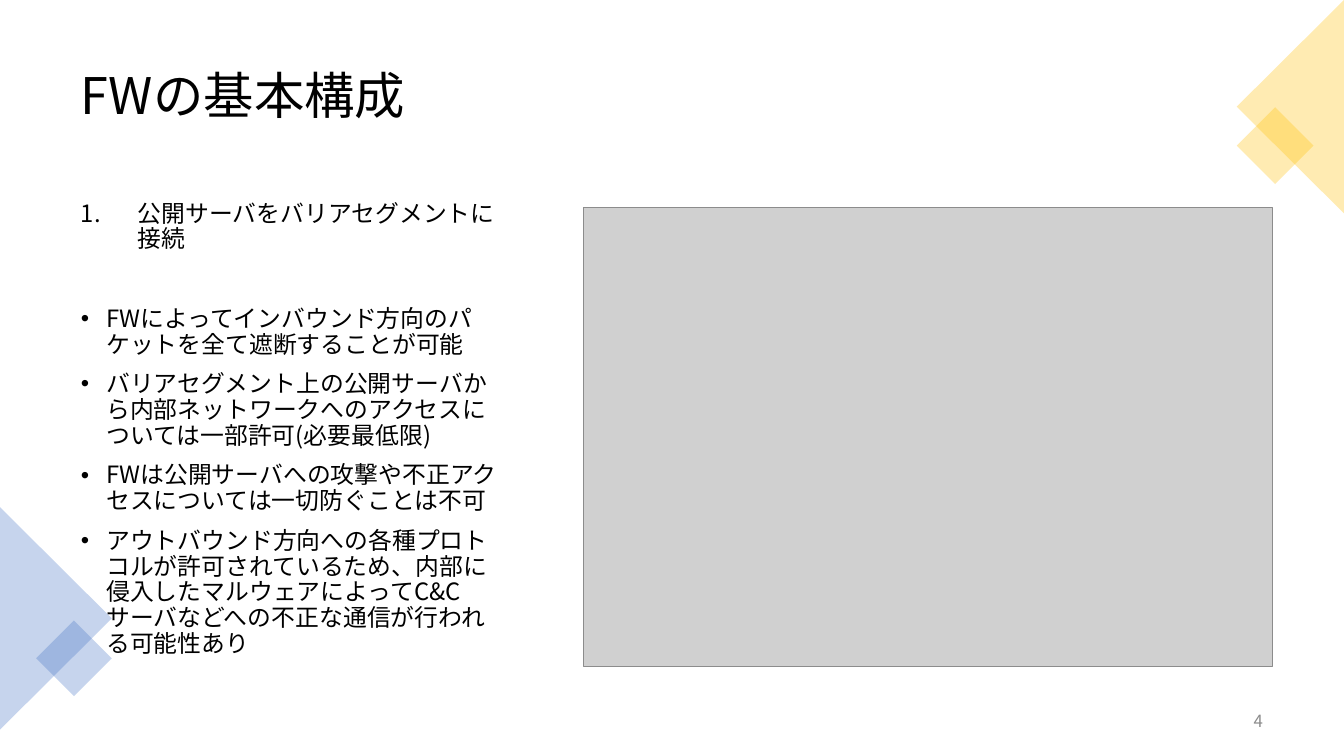
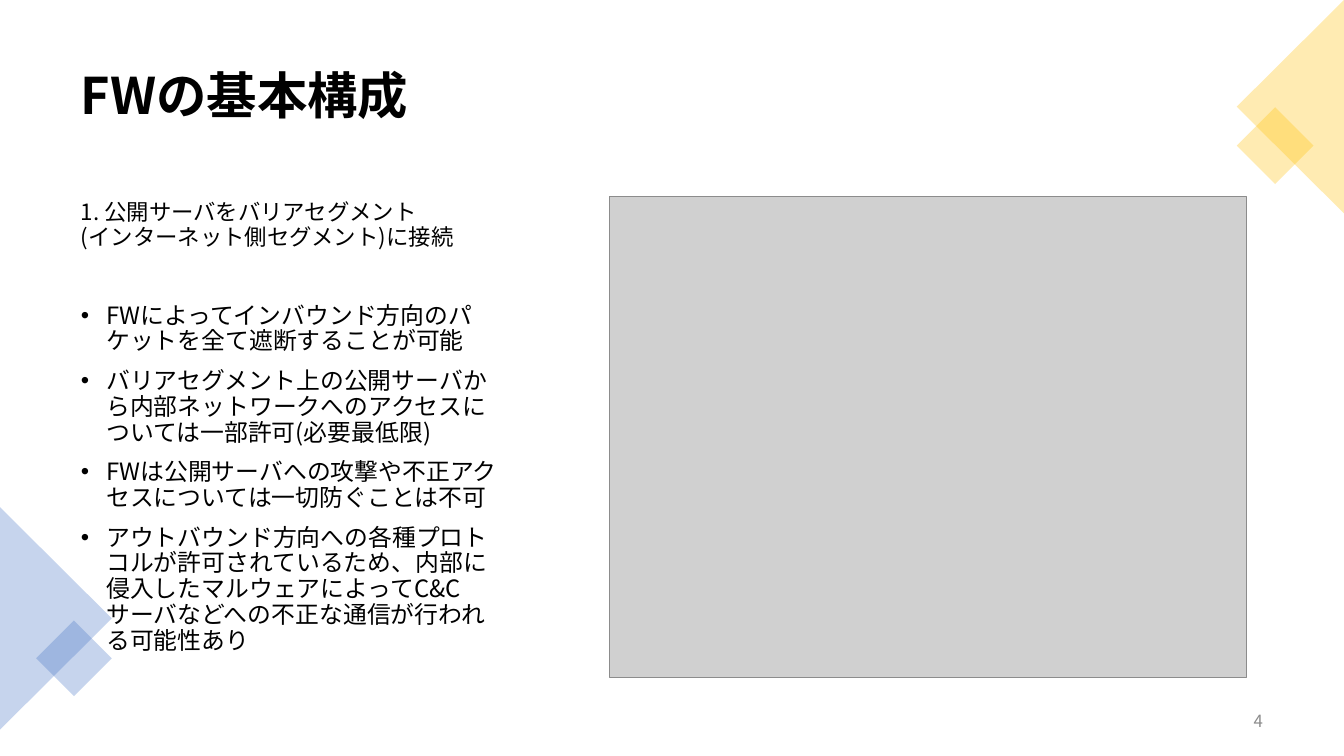
Before and after one commit to Reimei1213/LT, a slide deck: slide 4 of FireWall/LT_FireWall.pptx. Drawn at 1344x756 pixels with LibreOffice and Linux fonts; fonts in the diff are those of the drawing; grey boxes stand for pictures. Boxes give left, top, right and bottom in pixels: in the first picture for what was removed or moved away, otherwise in the second. Text is boxed around its words. In the diff, an @@ line names an element or a change of style, - is before the commit and + after.

```diff
--- a/FireWall/LT_FireWall.pptx
+++ b/FireWall/LT_FireWall.pptx
@@ title "FWの基本構成" at [81,71,408,119]: bold on @@
@@ text at [81,201,454,250]: text changed; size 17 to 16 pt @@
-1. 公開サーバをバリアセグメントに接続
+1. 公開サーバをバリアセグメント
+(インターネット側セグメント)に接続
@@ picture: place and size @@
-picture at [584,208,1273,666]
+picture at [610,197,1247,678]
```
Also in this commit, not shown: 6 other slides changed, 15 slides added, 1 slide removed, 2 other files.
